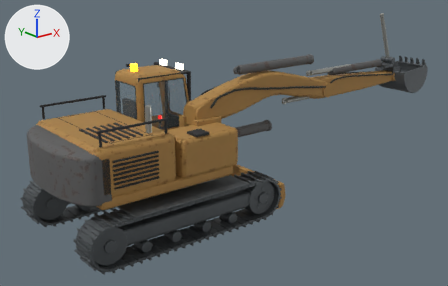
Two versions of the glTF model assets/models/excavator_rusty.glb, one commit apart.
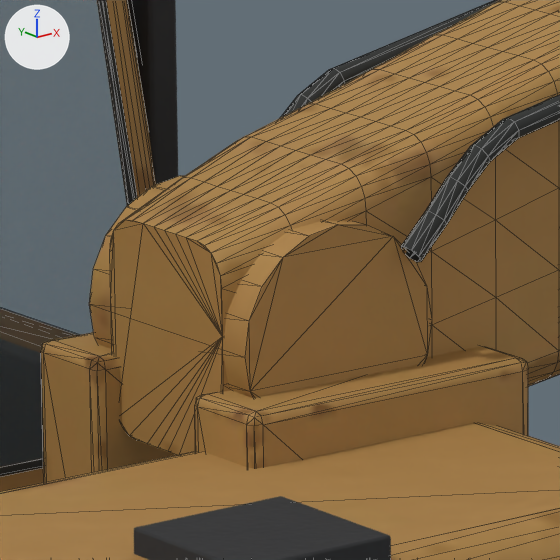
The first picture shows the older version from a 50 mm camera at (-6.25, -10.11, 5.29) aimed at (2.12, 0.34, 1.11). The close-ups show the older and then the newer version on the part from 39% to 50% of the width and 30% to 47% of the height of that picture. Only the edits that show in the close-ups are written down. The axes (+X, +Y, +Z) are drawn at upper left. The lights are the same throughout. The close-ups show mesh edges as thin lines. Where no turn or scale is listed for an object, it has been applied to the vertices.

Names of what the first close-up shows: 'BoomBody', 'BoomMount', 'Cab', 'CabSeals', 'HouseBody', 'HouseDetails', 'Interior', 'Review boom hydraulic hose', 'Review boom hydraulic hose.001'.
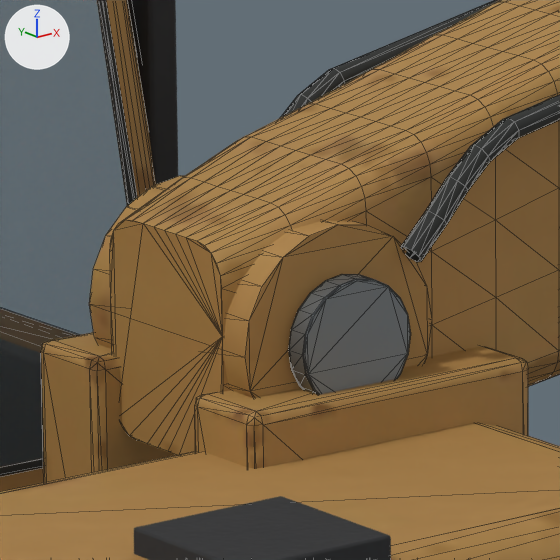
The edits, one by one:
Material 'Review_CleanSteel' (mat_review_cleansteel) is new.
Its base color is (0.22, 0.25, 0.27) (grey #81898e).
Its metallic is 0.7.
Its roughness is 0.42.
Mesh me_clean_boom_pin_cap is new.
It has 120 vertices, 236 faces and spans x -0.115..0.115, y -0.282..-0.237, z -0.115..0.115.
It uses material mat_review_cleansteel (grey #81898e).
Object 'Clean Boom pin cap' (ob_clean_boom_pin_cap) is new; it shows me_clean_boom_pin_cap.
Its location is (0.9, -0.35, 2.15).

What differs and where, as boxes [x1, y1, x2, y2] in the close-ups (560 x 560 px):
'Clean Boom pin cap', added
    after: [289, 274, 411, 395]
